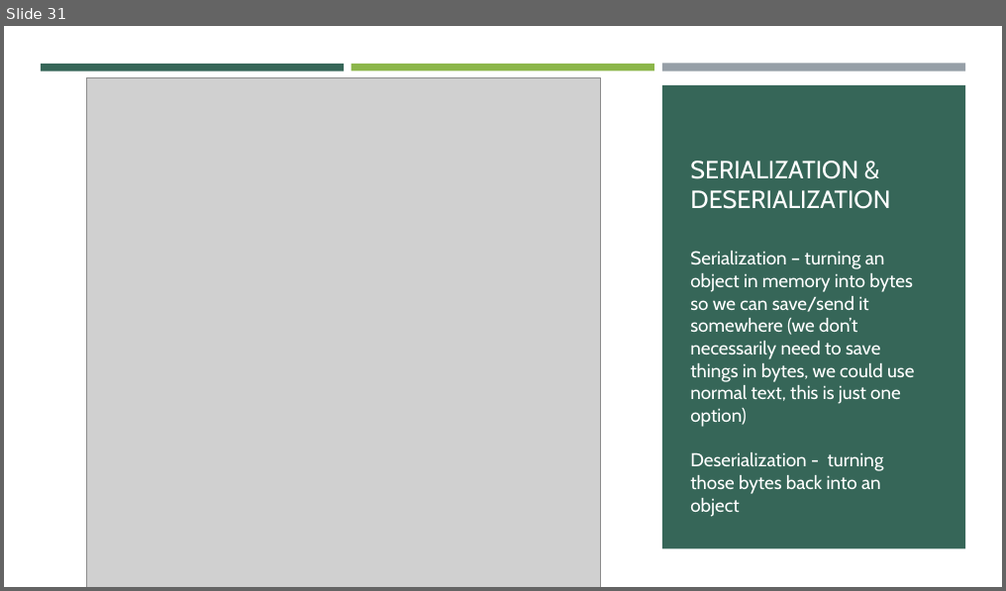
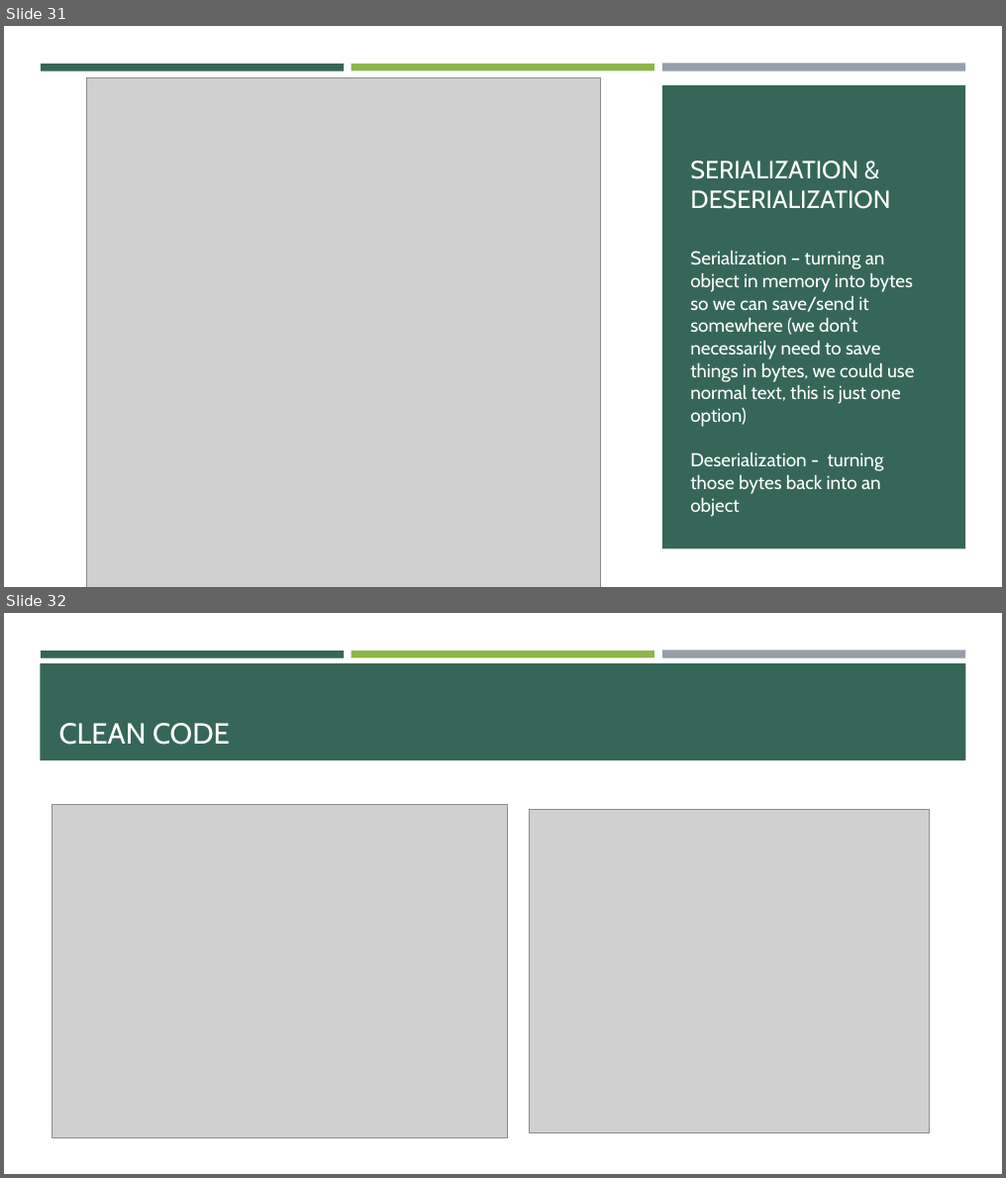
Before and after one commit to e-m-wilson/java-fs, a slide deck: Week_4/Advanced_Java_Design_Patterns_&_JDBC.pptx. Shown one above the other, each under a label of ours: slide 31 before the commit, slides 31 and 32 after it. The pictures are 1006x591 and 1006x1178 pixels, drawn with LibreOffice and Linux fonts; fonts in the diff are those of the drawing; grey boxes stand for pictures. Boxes give left, top, right and bottom in pixels: in the first picture for what was removed or moved away, otherwise in the second. Text is boxed around its words. In the diff, an @@ line names an element or a change of style, - is before the commit and + after.

```diff
--- a/Week_4/Advanced_Java_Design_Patterns_&_JDBC.pptx
+++ b/Week_4/Advanced_Java_Design_Patterns_&_JDBC.pptx
@@ slide 32 added at [4,613,1002,1174], background #FFFFFF @@
@@ rectangle added at [40,663,966,761], fill #366658 @@
@@ rectangle added at [41,651,344,658], fill #366658 @@
@@ rectangle added at [351,651,654,658], fill #8CB64A @@
@@ rectangle added at [662,651,965,659], fill #969FA7 @@
@@ title added at [59,723,230,745], 28 pt, text #FFFFFF @@
+CLEAN CODE
@@ picture added at [52,805,508,1139] @@
@@ picture added at [529,809,930,1134] @@
```
Also in this commit, not shown: 1 other slide added, 16 other files.
